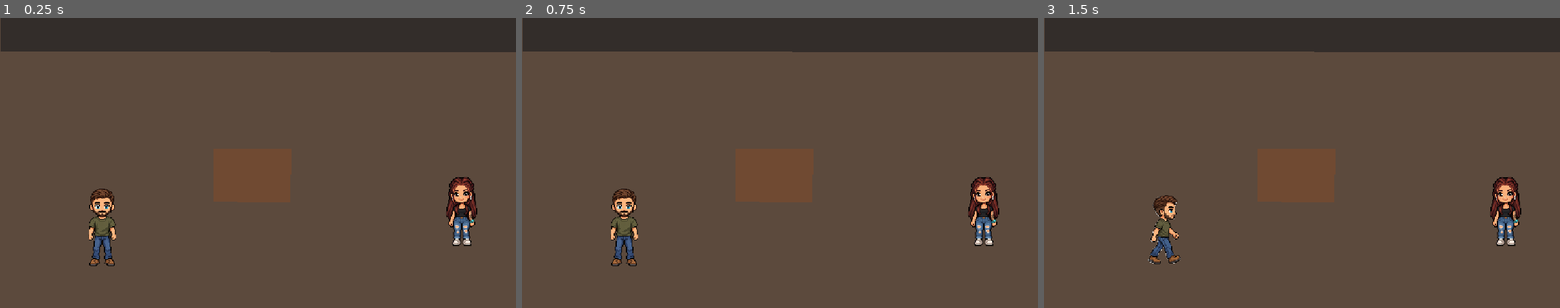
Above: before the commit, frames 1-3 (left to right).
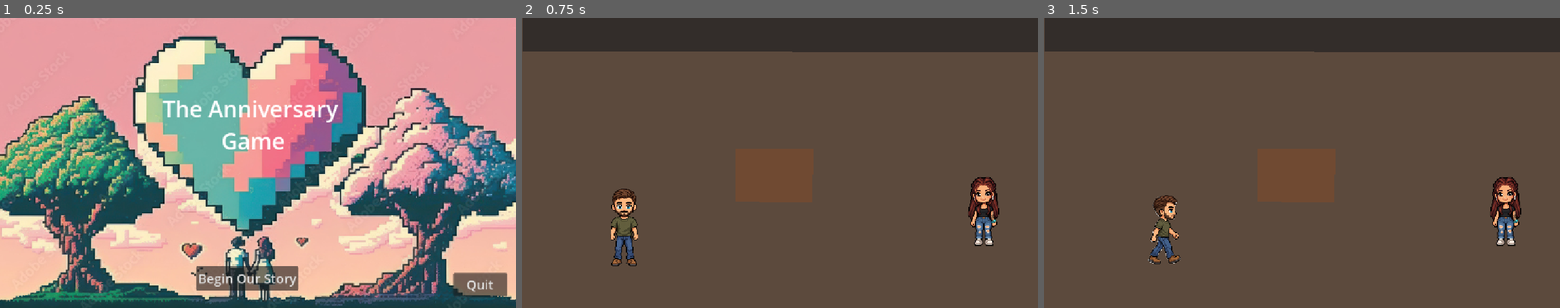
Above: after the commit, the same moments.

Repository: anabelkamenske430/Year-4
Game: Godot game, scene res://scenes/levels/title_screen.tscn
Two runs of this game, one before a commit and one after it. Both use one fixed random seed, a clock stepped at 60 frames per second and the inputs below. Before the commit the project starts from res://scenes/levels/first_date.tscn.
Inputs (mouse positions are in pixels of both pictures, inside the frame that each line leads up to):
- Up to frame 1 (0.25 s): no input
- Up to frame 2 (0.75 s): click (769, 279) at 0.5 s, where only the run after the commit has a clickable "Begin Our Story"
- Up to frame 3 (1.5 s): tap Enter at 1.25 s; hold D (move_right) from 1.28 s (still down); hold E (interact) from 1.28 s (still down)

The runs differ from the first frame. In frame 1, 98% of the frame differs, in the area x 0-100%, y 0-100%; in frame 2, nothing differs; in frame 3, nothing differs.

Commit message:
Create title screen and connect it to level one

Diff:
--- a/loverboy-and-bel/project.godot
+++ b/loverboy-and-bel/project.godot
@@ -11,7 +11,7 @@
 [application]
 
 config/name="LoverboyAndBel"
-run/main_scene="uid://t5qnu73yxwin"
+run/main_scene="uid://c24u25k0ua2jf"
 config/features=PackedStringArray("4.7", "GL Compatibility")
 config/icon="res://icon.svg"
 
--- /dev/null
+++ b/loverboy-and-bel/scenes/levels/title_screen.tscn
@@ -0,0 +1,52 @@
+[gd_scene format=3 uid="uid://c24u25k0ua2jf"]
+
+[ext_resource type="Script" uid="uid://bemtvtknf1j5y" path="res://scripts/title_screen.gd" id="1_upj3s"]
+[ext_resource type="Texture2D" uid="uid://compwsg4gdsqu" path="res://assets/scenes/title_screen.jpg" id="2_gxyay"]
+
+[node name="TitleScreen" type="Control" unique_id=899643329]
+layout_mode = 3
+anchors_preset = 0
+offset_right = 1162.0
+offset_bottom = 653.0
+script = ExtResource("1_upj3s")
+
+[node name="TextureRect" type="TextureRect" parent="." unique_id=10856239]
+layout_mode = 0
+offset_left = -47.0
+offset_right = 1158.0
+offset_bottom = 665.0
+texture = ExtResource("2_gxyay")
+
+[node name="TitleLable" type="Label" parent="." unique_id=1027862598]
+layout_mode = 0
+offset_left = 332.0
+offset_top = 168.0
+offset_right = 799.0
+offset_bottom = 336.0
+theme_override_font_sizes/font_size = 50
+text = "The Anniversary
+Game"
+horizontal_alignment = 1
+
+[node name="StartButton" type="Button" parent="." unique_id=1155404339]
+layout_mode = 0
+offset_left = 438.0
+offset_top = 555.0
+offset_right = 666.0
+offset_bottom = 609.0
+theme_override_font_sizes/font_size = 29
+text = "Begin Our Story
+"
+
+[node name="QuitButton" type="Button" parent="." unique_id=1331347704]
+layout_mode = 0
+offset_left = 1012.0
+offset_top = 570.0
+offset_right = 1132.0
+offset_bottom = 622.0
+theme_override_font_sizes/font_size = 29
+text = "Quit
+"
+
+[connection signal="pressed" from="StartButton" to="." method="_on_start_button_pressed"]
+[connection signal="pressed" from="QuitButton" to="." method="_on_quit_button_pressed"]
--- /dev/null
+++ b/loverboy-and-bel/scripts/title_screen.gd
@@ -0,0 +1,9 @@
+extends Control
+
+func _on_start_button_pressed():
+	get_tree().change_scene_to_file(
+		"res://scenes/levels/first_date.tscn"
+	)
+
+func _on_quit_button_pressed():
+	get_tree().quit()
Not shown, added: loverboy-and-bel/scripts/title_screen.gd.uid
